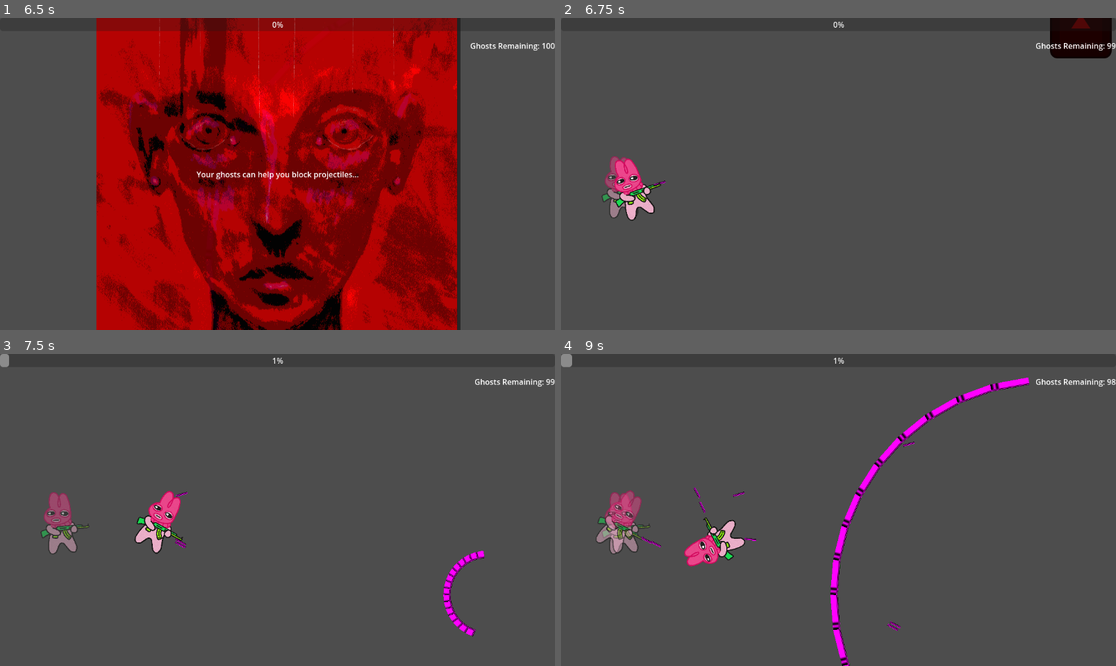
Above: before the commit, frames 1-4 (two rows, left to right).
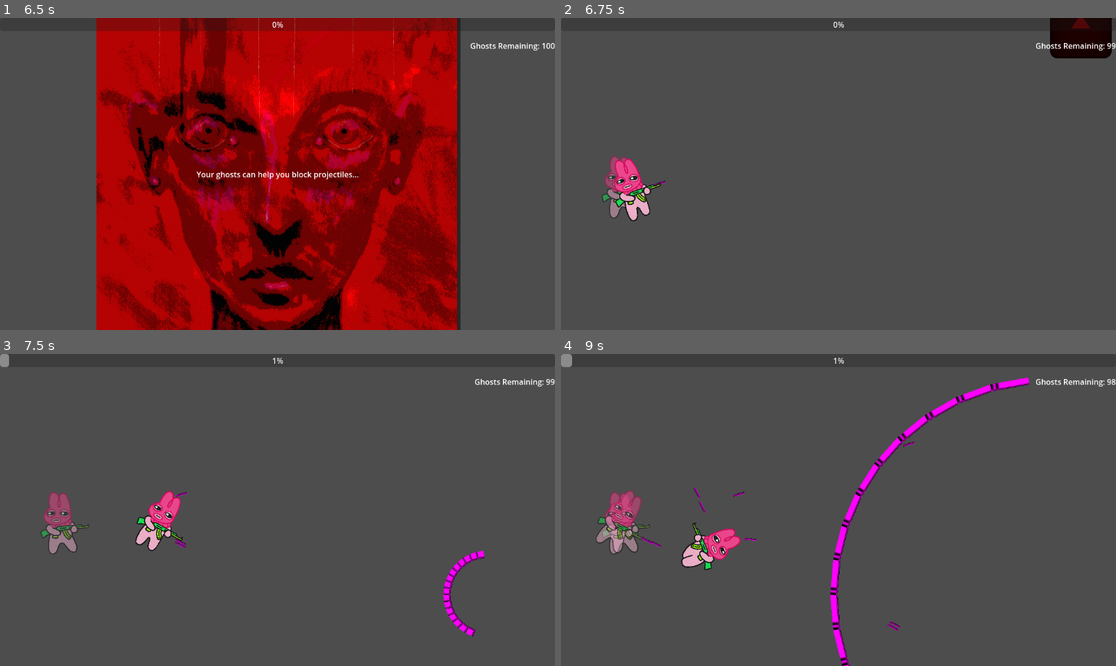
Above: after the commit, the same moments.

Repository: NovaTome/ntgamejam2025
Game: Godot game, scene res://Scenes/root.tscn
The game is run twice, just before and just after one commit, with the same random seed, the same clock (stepped at 60 frames per second) and the same inputs. The engine's default icon, where the game draws it, is replaced by a stand-in: a white triangle on a blue panel in a dark square.
Inputs (mouse positions are in pixels of both pictures, inside the frame that each line leads up to):
- Up to frame 1 (6.5 s): click "Start" at 0.5 s; tap Enter at 1.25 s; move the mouse to (249, 236) at 1.27 s; hold W (up) 1.28-2.78 s; tap Space (fire) at 1.35, 2.85, 3.5, 4.35, 5.85 s; click (249, 236) at 1.42 s; move the mouse to (444, 220) at 2.02 s; tap X (spawn) at 2.1, 3.6, 5.1 s; click (444, 220) at 2.17 s; move the mouse to (111, 127) at 2.77 s; hold A (left) 2.78-4.28 s; click (111, 127) at 2.92 s; move the mouse to (305, 174) at 3.52 s; click (305, 174) at 3.67 s; move the mouse to (194, 96) at 4.27 s; hold S (down) 4.28-5.03 s; click (194, 96) at 4.42 s; move the mouse to (399, 158) at 5.02 s; hold D (right) 5.03-5.78 s; click (399, 158) at 5.17 s; move the mouse to (166, 189) at 5.77 s; hold W (up) from 5.78 s (still down); click (166, 189) at 5.92 s
- Up to frame 2 (6.75 s): move the mouse to (894, 105) at 6.52 s; release W (up) at 6.53 s; hold D (right) from 6.53 s (still down); tap X (spawn) at 6.6 s; click (894, 105) at 6.67 s
- Up to frame 3 (7.5 s): keep holding D (right); move the mouse to (249, 572) at 7.27 s; tap Space (fire) at 7.35 s; click (249, 572) at 7.42 s
- Up to frame 4 (9 s): move the mouse to (1005, 556) at 8.02 s; tap X (spawn) at 8.1 s; click (1005, 556) at 8.17 s; move the mouse to (672, 463) at 8.77 s; release D (right) at 8.78 s; hold S (down) from 8.78 s (still down); tap Space (fire) at 8.85 s; click (672, 463) at 8.92 s

Frame 1 is identical in both runs. In frame 2, 0.1% of the frame differs, in the area x 11-17%, y 53-66%; in frame 3, 0.1%; in frame 4, 1.0%, in the area x 21-34%, y 52-70%.

Commit message:
Add flipping to the player textures

Diff:
--- a/Scenes/Entities/player.tscn
+++ b/Scenes/Entities/player.tscn
@@ -18,8 +18,7 @@
 position = Vector2(0, 1)
 scale = Vector2(0.103571, 0.103571)
 sprite_frames = ExtResource("2_a1rq5")
-animation = &"walk"
-frame_progress = 0.809014
+frame_progress = 0.812568
 metadata/_edit_lock_ = true
 
 [node name="CollisionShape2D" type="CollisionShape2D" parent="."]
--- a/Scripts/Entities/ghost.gd
+++ b/Scripts/Entities/ghost.gd
@@ -63,6 +63,10 @@
 		var validRotations:Array[Dictionary] = currentCommand.rotations.filter(func(a): return a.tick == currentTicks)
 		if validRotations.size() != 0:
 			rotation = validRotations.pop_front().rotation
+			if (rotation_degrees < 0 and rotation_degrees < -180) or (rotation_degrees > 90 and rotation_degrees < 180):
+				sprite_2d.flip_v = true
+			else: sprite_2d.flip_v = false
+
 
 	else: #If top command is expired, move to next command
 		oldCommands.append(commands.pop_front())
--- a/Scripts/Entities/player.gd
+++ b/Scripts/Entities/player.gd
@@ -32,8 +32,13 @@
 	self.velocity = movement_direction * speed
 	move_and_slide()
 
+	var mousePos:Vector2 = get_global_mouse_position()
 	#Cursor rotation
-	look_at(get_global_mouse_position())
+	look_at(mousePos)
+	if mousePos.x < global_position.x:
+		sprite.flip_v = true
+	else:
+		sprite.flip_v = false
 
 func _process_actions():
 
